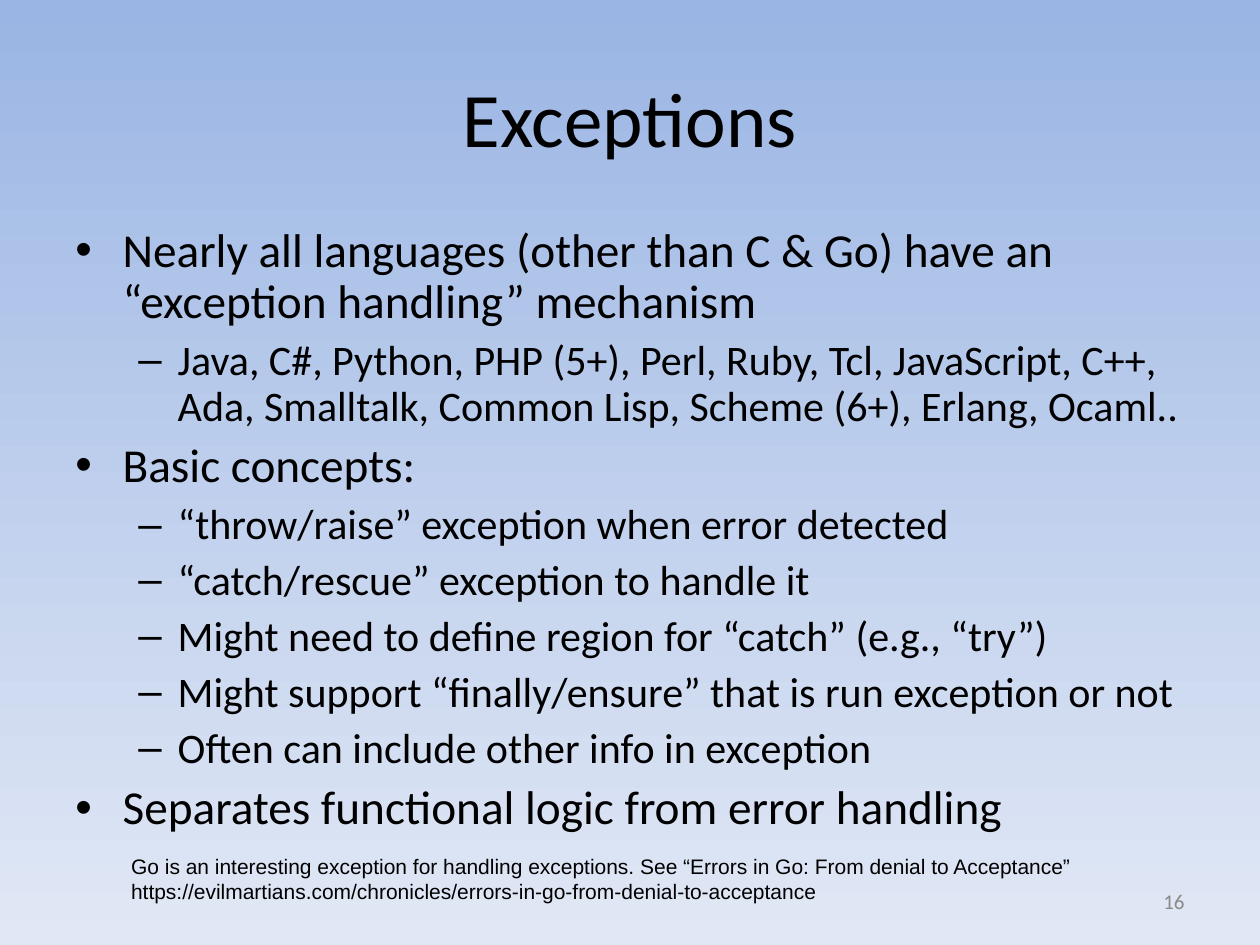
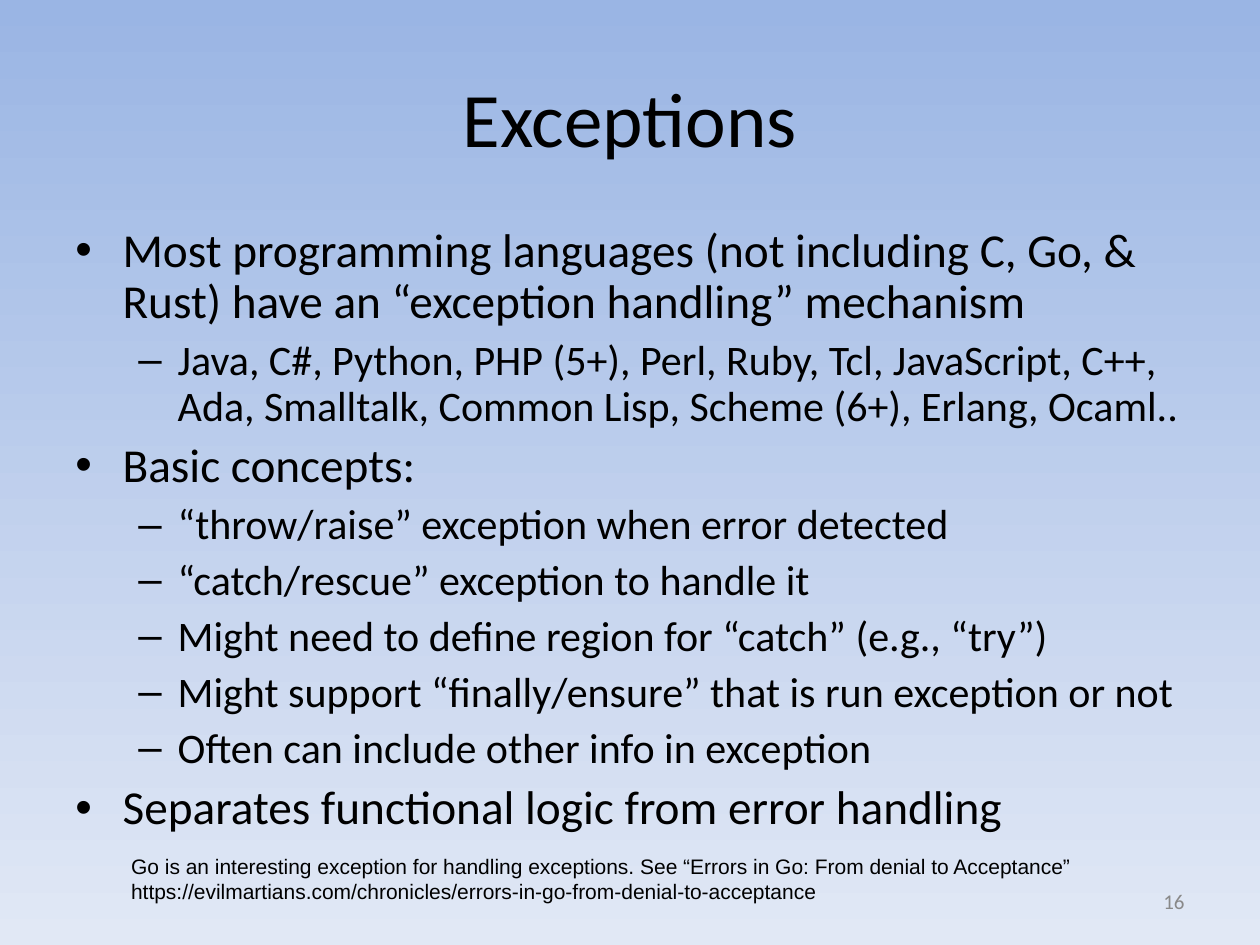
Before and after one commit to david-a-wheeler/david-a-wheeler.github.io, a slide deck: slide 16 of secure-class/presentations/Secure-Software-8-Errors.ppt. Drawn at 1260x945 pixels with LibreOffice and Linux fonts; fonts in the diff are those of the drawing. Boxes give left, top, right and bottom in pixels: in the first picture for what was removed or moved away, otherwise in the second. Text is boxed around its words. In the diff, an @@ line names an element or a change of style, - is before the commit and + after.

Commit message:
Minor update of Error slide
Rust also doesn't have exceptions

```diff
--- a/secure-class/presentations/Secure-Software-8-Errors.ppt
+++ b/secure-class/presentations/Secure-Software-8-Errors.ppt
@@ text at [123, 232, 1093, 326]: text changed @@
-• Nearly all languages (other than C & Go) have an “exception handling” mechanism
+• Most programming languages (not including C, Go, & Rust) have an “exception handling” mechanism
```
Also in this commit, not shown: 1 other slide changed.
